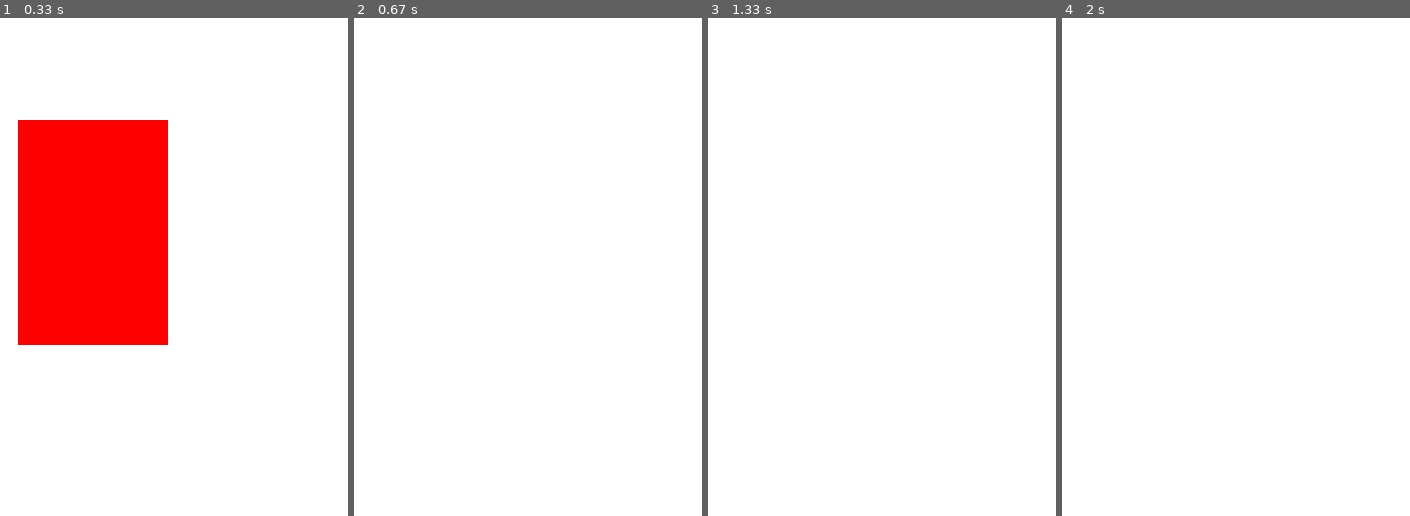
Above: before the commit, frames 1-4 (left to right).
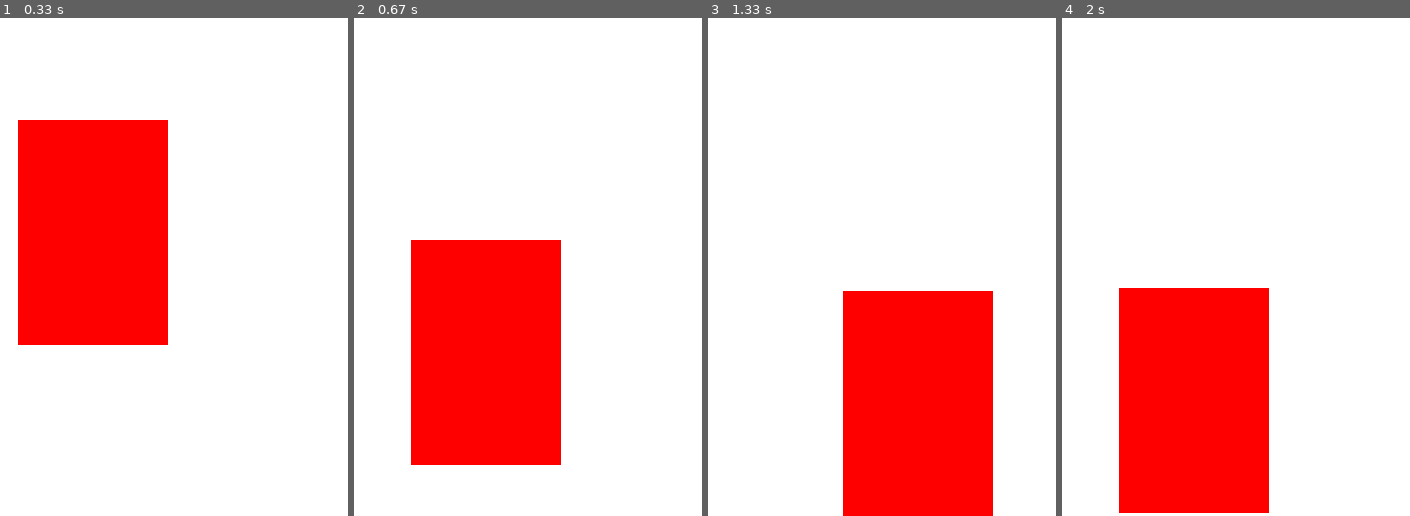
Above: after the commit, the same moments.

Repository: ciarancotter/semester2project
Game: pygame game, started from src/pygame_tester.py
Two runs of this game, one before a commit and one after it. Both use one fixed random seed, a clock stepped at 60 frames per second and the inputs below.
Inputs:
- Up to frame 1 (0.33 s): no input
- Up to frame 2 (0.67 s): hold Right from 0.33 s (still down)
- Up to frame 3 (1.33 s): release Right at 0.8 s; hold Right 0.83-1.3 s; tap Space at 0.9, 1.2 s
- Up to frame 4 (2 s): hold Left 1.33-1.87 s; tap Space at 1.4, 1.7, 1.97 s; hold Left from 1.9 s (still down)

Frame 1 is identical in both runs. In frame 2, 19% of the frame differs, in the area x 16-60%, y 44-90%; in frame 3, 19%; in frame 4, 19%.

Commit message:
adjust speed

Diff:
--- a/src/pygame_tester.py
+++ b/src/pygame_tester.py
@@ -61,10 +61,10 @@
         self.playeryChange = self.playeryChange *0.10
 
         if pressed_keys[K_LEFT] and self.playerX> 0:
-            self.playerxChange = self.playerxChange - (0.2 * screen.get_width())
+            self.playerxChange = self.playerxChange - (screen.get_width()/1000)
             #self.playerX -= self.vel
         if pressed_keys[K_RIGHT] and self.playerX < screen.get_width() - self.playerwidth :
-            self.playerxChange = self.playerxChange + (0.2 * screen.get_width())
+            self.playerxChange = self.playerxChange + (screen.get_width()/1000)
 
         if pressed_keys[K_SPACE] and self.playerY  > 0 :
             self.playeryChange = self.playeryChange - 4
